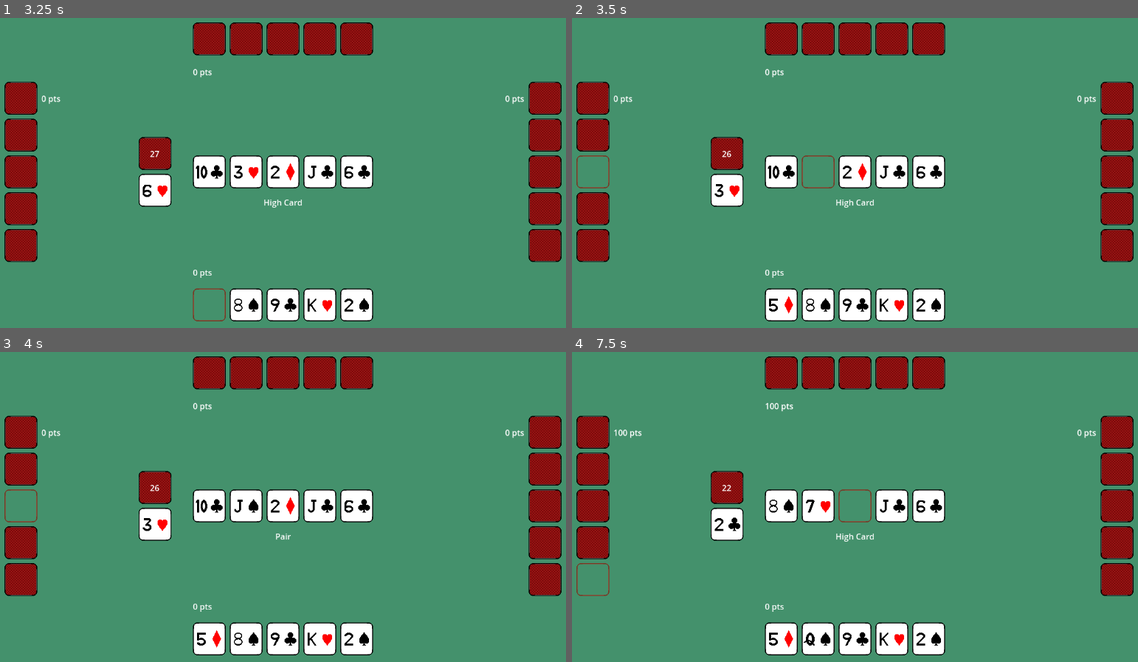
Above: before the commit, frames 1-4 (two rows, left to right).
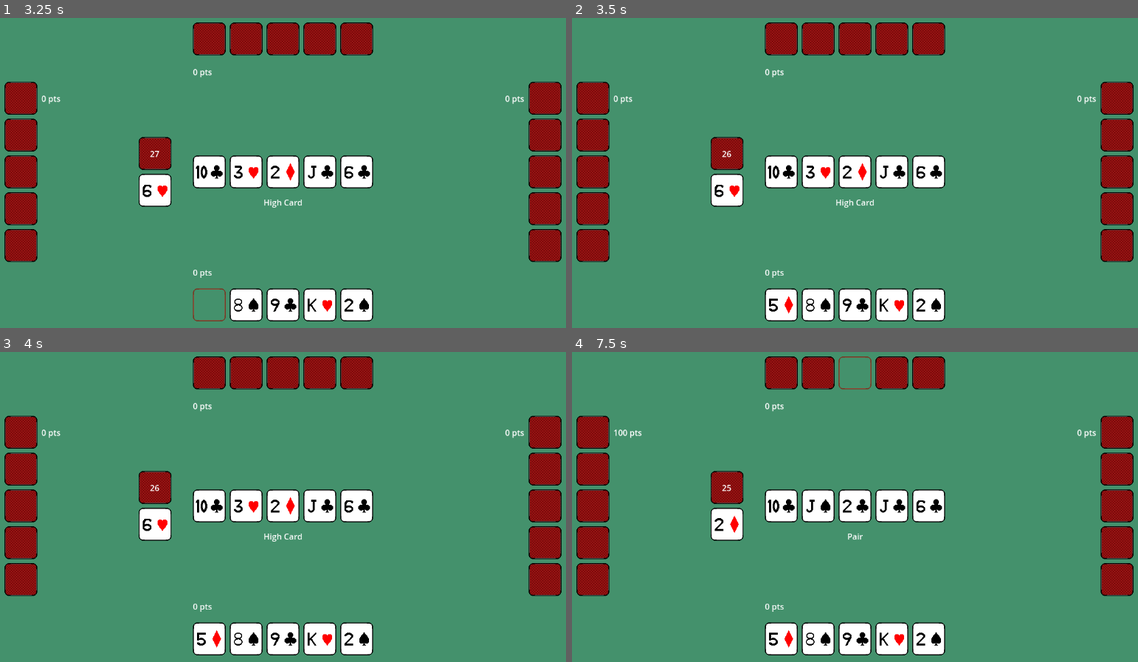
Above: after the commit, the same moments.

Repository: fitzgeraldkd/peeky-poker
Game: Godot game, scene res://scenes/main.tscn
Same seed, same stepped clock (60 frames per second), same inputs: the game is played once before the commit and once after it.
Inputs:
- Up to frame 1 (3.25 s): hold Right (right) 0.53-1.28 s; tap Space (select) every 0.75 s from 0.6 to 2.85 s; hold X (back) 1.28-2.03 s; hold Right (right) from 2.03 s (still down)
- Up to frame 2 (3.5 s): keep holding Right (right)
- Up to frame 3 (4 s): release Right (right) at 3.53 s; hold Left (left) from 3.53 s (still down); tap Space (select) at 3.6 s
- Up to frame 4 (7.5 s): tap Space (select) every 0.75 s from 4.35 to 7.35 s; release Left (left) at 5.03 s; hold X (back) 5.03-5.78 s; hold Right (right) from 5.78 s (still down)

Frame 1 is identical in both runs. In frame 2, 1.3% of the frame differs, in the area x 0-47%, y 44-57%; in frame 3, 0.8%; in frame 4, 2.3%, in the area x 0-54%, y 1-95%.

Commit message:
Add delay to start of opponent turns

Diff:
--- a/scenes/opponent.gd
+++ b/scenes/opponent.gd
@@ -23,6 +23,7 @@
 	$Hand.add_card(card, index)
 
 func start_turn():
+	await Utils.n_seconds(1.5)
 	var card_index = randi() % Globals.CARDS_IN_HAND
 	var community_index = randi() % 5
 	play_card(card_index, community_index)
